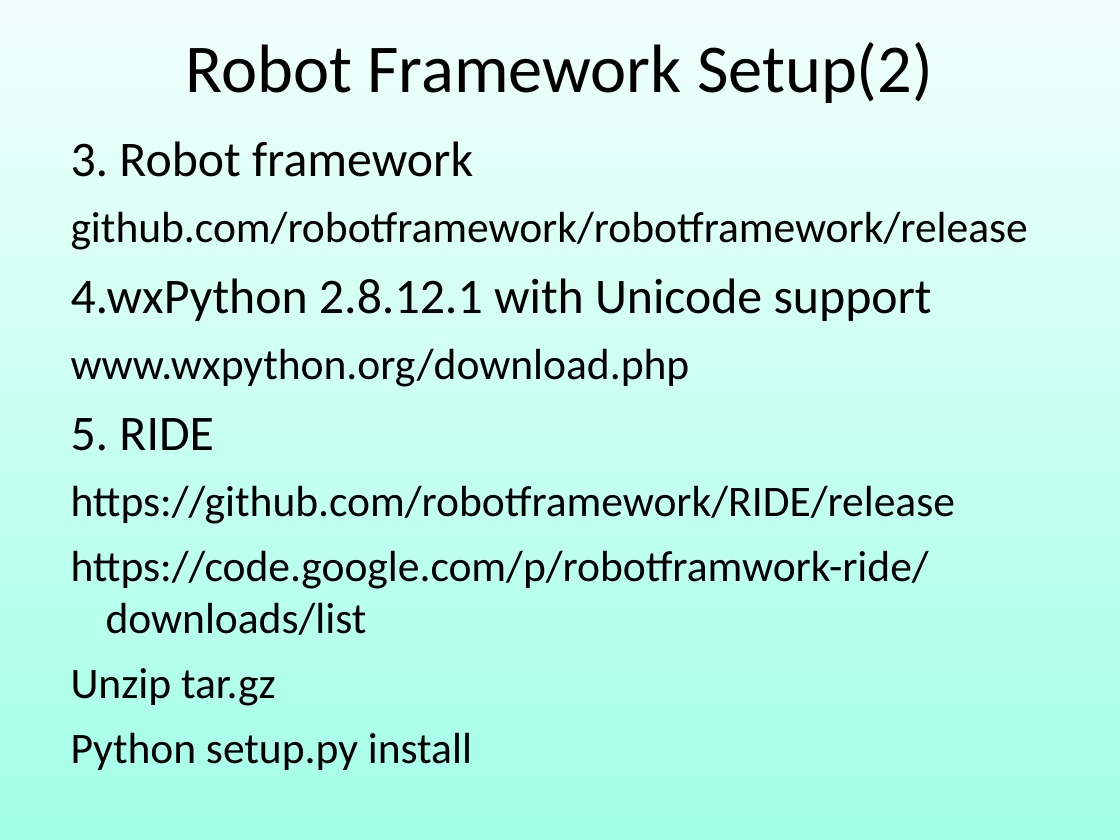
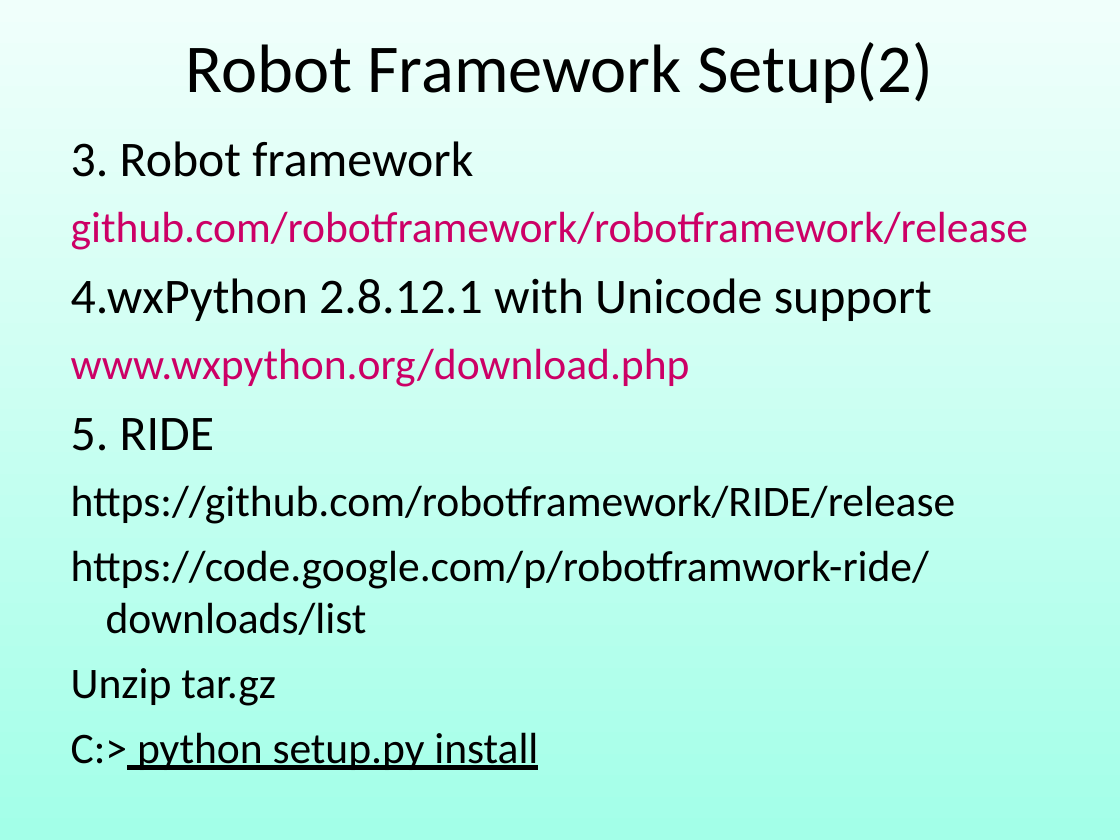
Before and after one commit to robin3795/Data, a slide deck: slide 36 of 2018_1.ppt (slide 37 before the commit). Drawn at 1120x840 pixels with LibreOffice and Linux fonts; fonts in the diff are those of the drawing. Boxes give left, top, right and bottom in pixels: in the first picture for what was removed or moved away, otherwise in the second. Text is boxed around its words. In the diff, an @@ line names an element or a change of style, - is before the commit and + after.

```diff
--- a/2018_1.ppt
+++ b/2018_1.ppt
@@ text in free at box(71, 211, 1028, 387): text colour #000000 to #CC0066 in "github.com/robotframework/robotframework/release", "www.wxpython.org/download.php" @@
@@ text in free at box(71, 732, 538, 770): text changed @@
-Python setup.py install
+C:> python setup.py install
```
Also in this commit, not shown: 17 other slides changed, 4 slides added, 3 slides removed.
